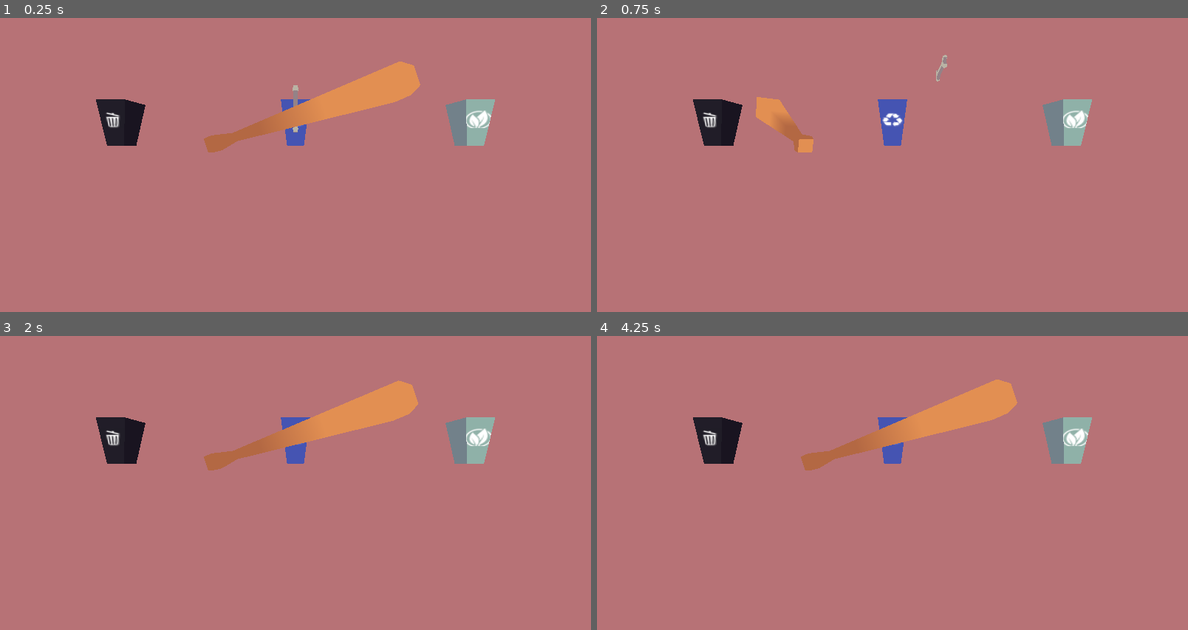
Above: before the commit, frames 1-4 (two rows, left to right).
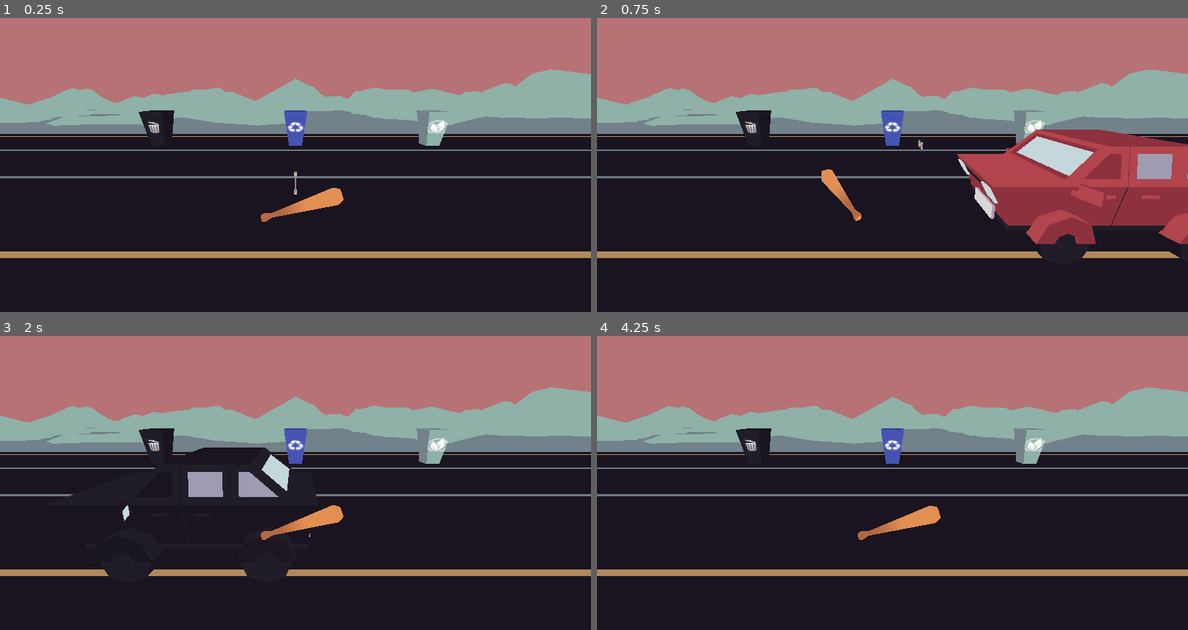
Above: after the commit, the same moments.

Repository: Manas701/SVCGameJam
Game: Godot game, scene res://scenes/manasScene.tscn
The game is run twice, just before and just after one commit, with the same random seed, the same clock (stepped at 60 frames per second) and the same inputs.
Inputs:
- Up to frame 1 (0.25 s): no input
- Up to frame 2 (0.75 s): tap Enter at 0.5 s; hold Right (select_right) from 0.53 s (still down); hold Space (swing) from 0.53 s (still down)
- Up to frame 3 (2 s): release Right (select_right) at 1.28 s; release Space (swing) at 1.28 s; hold Left (select_left) from 1.28 s (still down); tap Space (swing) at 1.35 s
- Up to frame 4 (4.25 s): release Left (select_left) at 2.03 s; hold Space (swing) 2.03-2.78 s; hold Right (select_right) 2.03-3.53 s; tap Space (swing) at 2.85 s; hold Left (select_left) from 3.53 s (still down); hold Space (swing) from 3.53 s (still down)

The runs differ from the first frame. In frame 1, 76% of the frame differs, in the area x 0-100%, y 14-100%; in frame 2, 75%; in frame 3, 76%; in frame 4, 76%.

Commit message:
added environment + cars to manasScene

Diff:
--- a/project.godot
+++ b/project.godot
@@ -43,6 +43,4 @@
 [rendering]
 
 renderer/rendering_method="gl_compatibility"
-[rendering]
-
 environment/defaults/default_environment="res://prefabs/world_environment.tres"
--- a/scenes/manasScene.tscn
+++ b/scenes/manasScene.tscn
@@ -1,20 +1,24 @@
-[gd_scene load_steps=10 format=3 uid="uid://cmk3w3urbdkri"]
+[gd_scene load_steps=12 format=3 uid="uid://cmk3w3urbdkri"]
 
 [ext_resource type="Script" path="res://assets/scripts/trash.gd" id="2_tnpwx"]
 [ext_resource type="Script" path="res://assets/scripts/bat.gd" id="2_whjhi"]
-[ext_resource type="PackedScene" path="res://prefabs/bin_recycle.tscn" id="6_018ci"]
+[ext_resource type="PackedScene" uid="uid://e74xo05y6nei" path="res://prefabs/bin_recycle.tscn" id="6_018ci"]
 [ext_resource type="PackedScene" uid="uid://hpv7wre553nk" path="res://prefabs/bat.tscn" id="7_5fts6"]
 [ext_resource type="PackedScene" uid="uid://dpvfjowh2mn4x" path="res://prefabs/animation_player.tscn" id="7_gctov"]
-[ext_resource type="PackedScene" path="res://prefabs/bin_compost.tscn" id="7_ke1kv"]
+[ext_resource type="PackedScene" uid="uid://blrsu6t7na4pf" path="res://prefabs/bin_compost.tscn" id="7_ke1kv"]
 [ext_resource type="Script" path="res://scenes/ChangingBins.gd" id="7_kxg3g"]
 [ext_resource type="PackedScene" uid="uid://tx72n0re52ye" path="res://prefabs/trash.tscn" id="7_wwkud"]
-[ext_resource type="PackedScene" path="res://prefabs/bin_trash.tscn" id="8_nec8g"]
+[ext_resource type="PackedScene" uid="uid://dcj2ftby2qt52" path="res://prefabs/bin_trash.tscn" id="8_nec8g"]
+[ext_resource type="PackedScene" uid="uid://ci0dyooqj357r" path="res://prefabs/car_spawner.tscn" id="10_gh5mt"]
+[ext_resource type="PackedScene" uid="uid://vx8thkpwhynj" path="res://prefabs/street_environment.tscn" id="11_0d368"]
 
 [node name="manasScene" type="Node3D"]
 
 [node name="Camera3D" type="Camera3D" parent="."]
+transform = Transform3D(1, 0, 0, 0, 0.97381, 0.227365, 0, -0.227365, 0.97381, 0, 1.44543, 1.33061)
 
 [node name="OmniLight3D" type="OmniLight3D" parent="."]
+visible = false
 
 [node name="Bin_Recycle" parent="." instance=ExtResource("6_018ci")]
 transform = Transform3D(1, 0, 0, 0, 1, 0, 0, 0, 1, 0, 0, -5)
@@ -44,3 +48,9 @@
 script = ExtResource("7_kxg3g")
 whichBin = "1"
 metadata/animName = ""
+
+[node name="CarSpawner" parent="." instance=ExtResource("10_gh5mt")]
+transform = Transform3D(-3.49691e-08, 0, -0.8, 0, 0.8, 0, 0.8, 0, -3.49691e-08, 0, -0.724, -1.966)
+
+[node name="street_environment" parent="." instance=ExtResource("11_0d368")]
+transform = Transform3D(-3.49691e-08, 0, 0.8, 0, 0.8, 0, -0.8, 0, -3.49691e-08, 0, -0.724239, -5.68252)
Not shown, changed: assets/AudioAssets/game jam background music.wav.import
Not shown: 1 places in scenes/kaiScene.tscn that only renumber resources
